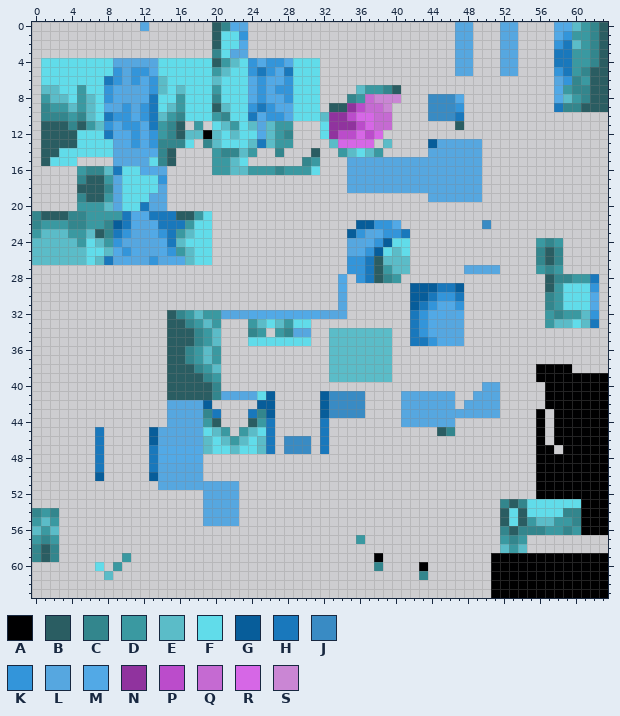
Pixel-art sprite -- assets/omni_extras/textures/models/aliens/alien_110/opticoid_skin_10k.png. The picture above was drawn from the file before the commit.
The file is 64x64 pixels. Colours within 5 levels of each other are drawn and written as one.
Palette (. is transparent): A #000001  B #2a5d62  C #33868d  D #3a99a1  E #5bbcc8  F #61dcea  G #075d9a  H #1978bc  J #398bc4  K #3395da  L #56a7e0  M #52a9e6  N #90339e  P #bb4ccb  Q #c56ad2  R #d667e6  S #ca86d4
Pixels before (only the part around the change), first column x 26:
 0 .....................LL...LL....MMEDCB
 1 .....................LL...LL....MKDDCB
 2 .....................LL...LL....KHEDCB
 3 .....................LL...LL....HHDDCB
 4 KKMFFF...............LL...LL....HHDDCB
 5 KMHFFF...............LL...LL....KHDCBB
 6 MMKFFF..........................LKCDBB
 7 MKKFFF....EDDCB.................MDCCBB
 8 MMKFFF...CDQSSS...JJJM..........MEDCBB
 9 KMMFFF.BBNPQQS....JJJK..........HCCBBB
10 KKMFFFENNPRRQQ....JJJH................
11 EDD...FNNNPRQQ.......B................
12 EDC...FNPPRPR.........................
13 EDD....ERRRR.E....GLLLLL..............
14 .C...B..DEFED.....LLLLLL..............
15 ....CD...LLLLLLLLLLLLLLL..............
16 DCDDDF...LLLLLLLLLLLLLLL..............
17 .........LLLLLLLLLLLLLLL..............
18 .........LLLLLLLLLLLLLLL..............
19 ..................LLLLLL..............
20 ......................................
21 ......................................
22 ..........GGKKM.........J.............
Once edited:
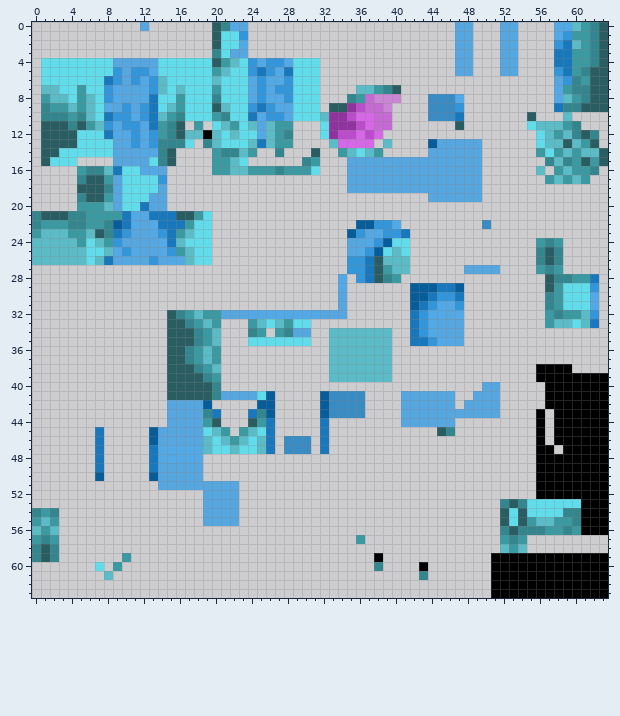
From old to new:
y 7: x 37 D -> E
y 10: x 55 . -> B; x 59 . -> E
y 11: x 55..60 ...... -> FEEEDC
y 12: x 56..62 ....... -> FEDECBC
y 13: x 56..62 ....... -> FEEBEDB
y 14: x 56..63 ........ -> DFDEDEEB
y 15: x 57..63 ....... -> CECDBDB
y 16: x 56 . -> E; x 58..62 ..... -> DEDDC
y 17: x 57..61 ..... -> DEDED
Where, in picture pixels (left, top, right, bottom), the same in both pictures:
changed: (365, 85, 374, 94)
added: (527, 112, 608, 184)
